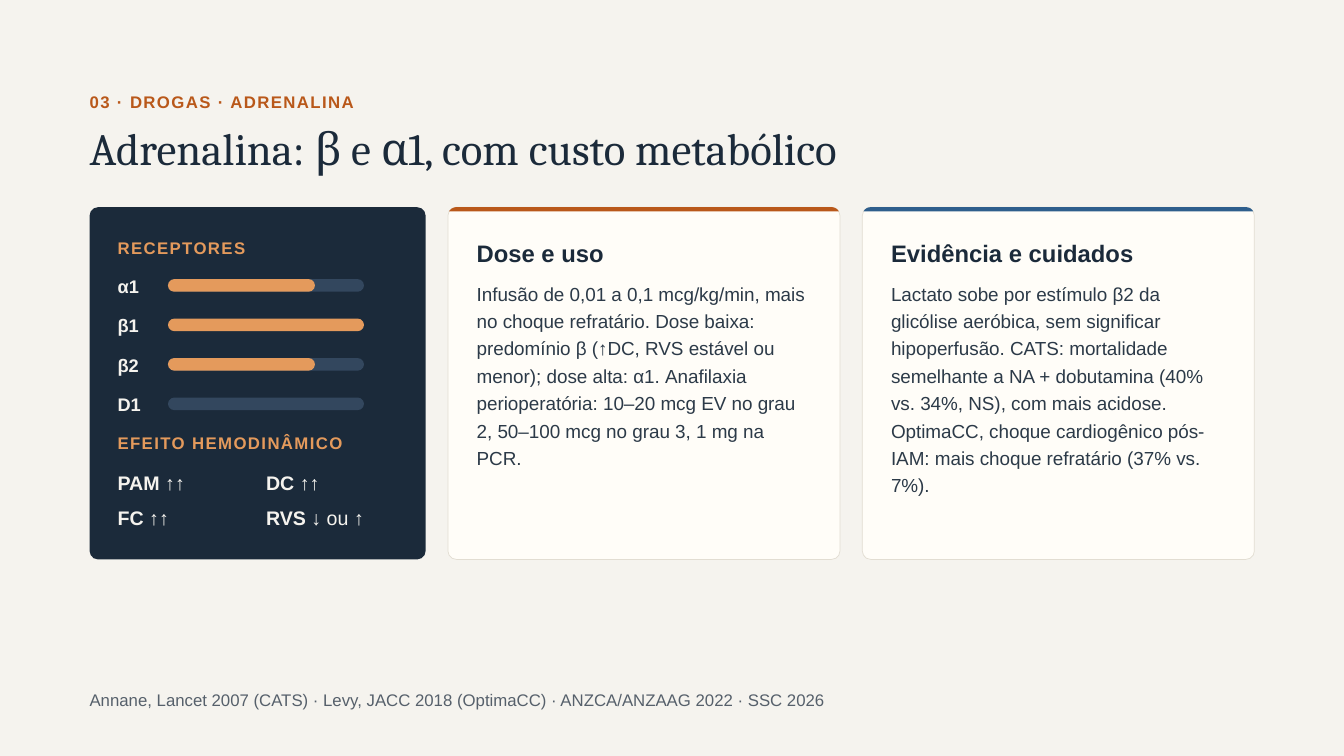
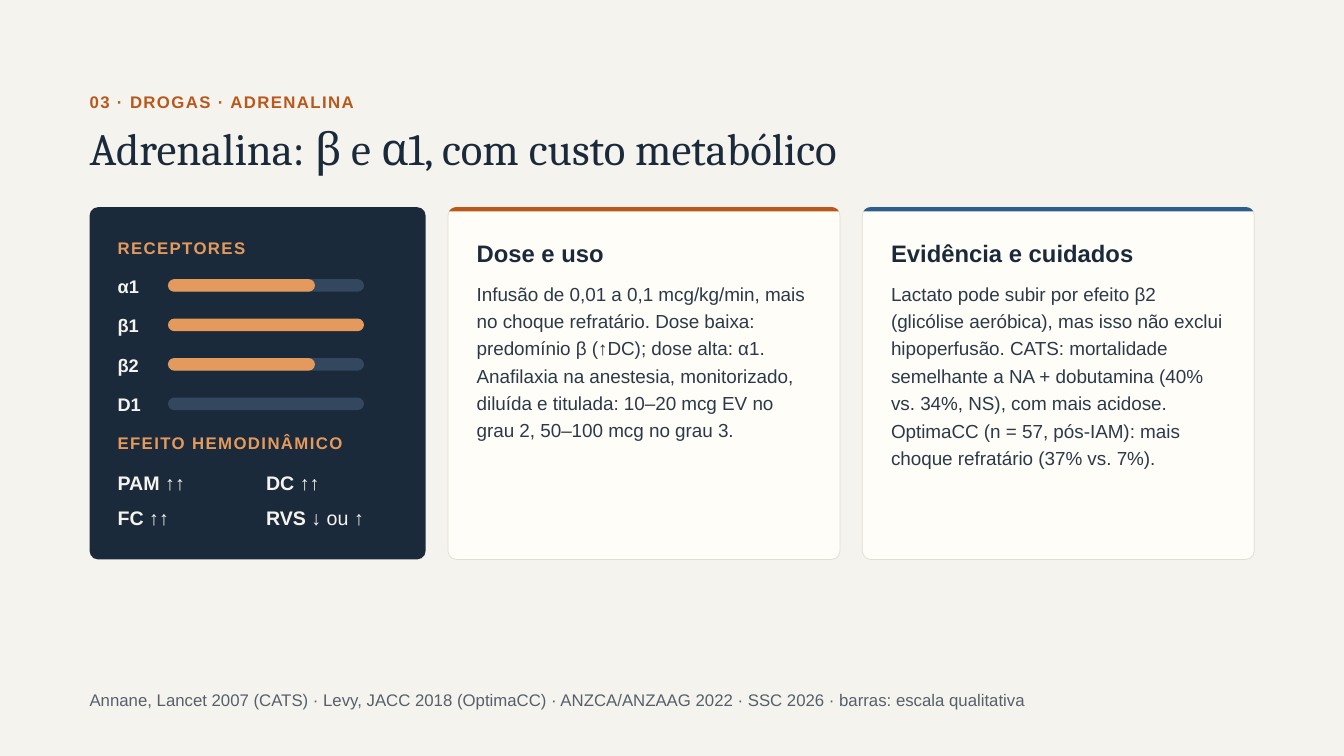
Before and after one commit to brunomoraesdubois-bit/Bruno, a slide deck: slide 6 of apresentacao/Aminas_Vasoativas.pptx (slide 8 before the commit). Drawn at 1344x756 pixels with LibreOffice and Linux fonts; fonts in the diff are those of the drawing. Boxes give left, top, right and bottom in pixels: in the first picture for what was removed or moved away, otherwise in the second. Text is boxed around its words. In the diff, an @@ line names an element or a change of style, - is before the commit and + after.

```diff
--- a/apresentacao/Aminas_Vasoativas.pptx
+++ b/apresentacao/Aminas_Vasoativas.pptx
@@ text at (477,287,805,441): text changed @@
-Infusão de 0,01 a 0,1 mcg/kg/min, mais no choque refratário. Dose baixa: predomínio β (↑DC, RVS estável ou menor); dose alta: α1. Anafilaxia perioperatória: 10–20 mcg EV no grau 2, 50–100 mcg no grau 3, 1 mg na PCR.
+Infusão de 0,01 a 0,1 mcg/kg/min, mais no choque refratário. Dose baixa: predomínio β (↑DC); dose alta: α1. Anafilaxia na anestesia, monitorizado, diluída e titulada: 10–20 mcg EV no grau 2, 50–100 mcg no grau 3.
@@ text at (891,287,1222,469): text changed @@
-Lactato sobe por estímulo β2 da glicólise aeróbica, sem significar hipoperfusão. CATS: mortalidade semelhante a NA + dobutamina (40% vs. 34%, NS), com mais acidose. OptimaCC, choque cardiogênico pós-IAM: mais choque refratário (37% vs. 7%).
+Lactato pode subir por efeito β2 (glicólise aeróbica), mas isso não exclui hipoperfusão. CATS: mortalidade semelhante a NA + dobutamina (40% vs. 34%, NS), com mais acidose. OptimaCC (n = 57, pós-IAM): mais choque refratário (37% vs. 7%).
@@ text at (90,694,1024,710): text changed @@
-Annane, Lancet 2007 (CATS) · Levy, JACC 2018 (OptimaCC) · ANZCA/ANZAAG 2022 · SSC 2026
+Annane, Lancet 2007 (CATS) · Levy, JACC 2018 (OptimaCC) · ANZCA/ANZAAG 2022 · SSC 2026 · barras: escala qualitativa
```
Also in this commit, not shown: 18 other slides changed, 7 slides added, 1 slide removed, 33 other files.
